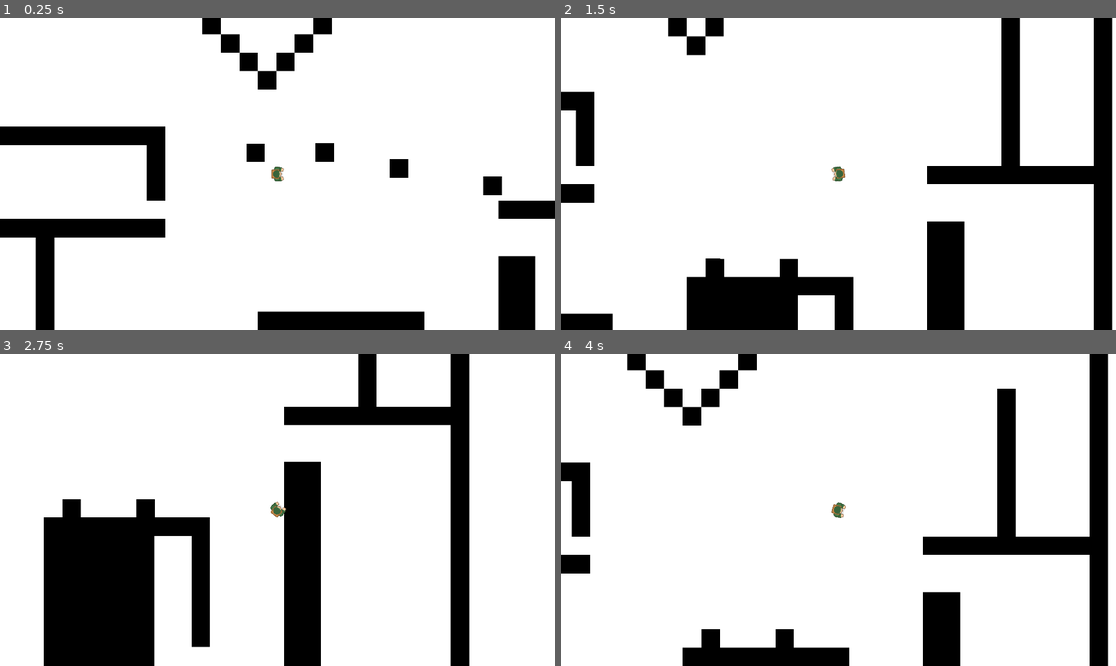
Above: before the commit, frames 1-4 (two rows, left to right).
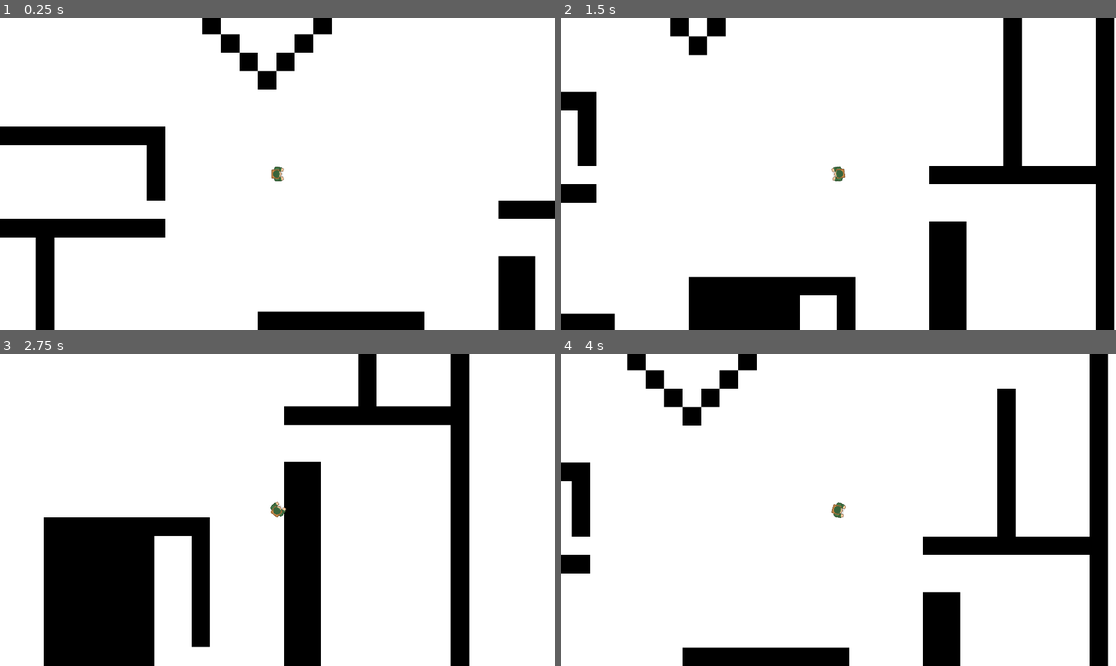
Above: after the commit, the same moments.

Repository: Stochastis/VUGameJam
Game: Godot game, scene res://main.tscn
The game is run twice, just before and just after one commit, with the same random seed, the same clock (stepped at 60 frames per second) and the same inputs.
Inputs (mouse positions are in pixels of both pictures, inside the frame that each line leads up to):
- Up to frame 1 (0.25 s): no input
- Up to frame 2 (1.5 s): move the mouse to (960, 158) at 0.52 s; hold D (right) 0.53-1.28 s; move the mouse to (727, 189) at 1.27 s; hold S (down) from 1.28 s (still down)
- Up to frame 3 (2.75 s): move the mouse to (333, 441) at 2.02 s; release S (down) at 2.03 s; hold D (right) from 2.03 s (still down)
- Up to frame 4 (4 s): move the mouse to (810, 572) at 2.77 s; release D (right) at 2.78 s; hold W (up) 2.78-3.53 s; move the mouse to (1005, 556) at 3.52 s; hold A (left) from 3.53 s (still down)

The runs differ from the first frame. In frame 1, 0.8% of the frame differs, in the area x 44-91%, y 40-57%; in frame 2, 2.6%, in the area x 2-100%, y 0-100%; in frame 3, 0.5%; in frame 4, 0.4%.

Commit message:
Removed test cubes

Diff:
--- a/main.tscn
+++ b/main.tscn
@@ -20,9 +20,6 @@
 physics_layer_0/collision_layer = 1
 sources/0 = SubResource("TileSetAtlasSource_7mycd")
 
-[sub_resource type="RectangleShape2D" id="RectangleShape2D_5vw27"]
-size = Vector2(16, 16)
-
 [node name="Main" type="Node"]
 
 [node name="TileMapLayers" type="Node2D" parent="."]
@@ -43,55 +40,3 @@
 
 [node name="Camera2D" type="Camera2D" parent="engineer"]
 zoom = Vector2(4, 4)
-
-[node name="TestCube0" type="Node2D" parent="."]
-position = Vector2(770, 216)
-metadata/_edit_group_ = true
-
-[node name="RigidBody2D" type="RigidBody2D" parent="TestCube0"]
-linear_velocity = Vector2(-104.15, 0)
-
-[node name="Sprite2D" type="Sprite2D" parent="TestCube0/RigidBody2D"]
-texture = ExtResource("2_h2yge")
-
-[node name="CollisionShape2D" type="CollisionShape2D" parent="TestCube0/RigidBody2D"]
-shape = SubResource("RectangleShape2D_5vw27")
-
-[node name="TestCube1" type="Node2D" parent="."]
-position = Vector2(706, 202)
-metadata/_edit_group_ = true
-
-[node name="RigidBody2D" type="RigidBody2D" parent="TestCube1"]
-linear_velocity = Vector2(-104.15, 0)
-
-[node name="Sprite2D" type="Sprite2D" parent="TestCube1/RigidBody2D"]
-texture = ExtResource("2_h2yge")
-
-[node name="CollisionShape2D" type="CollisionShape2D" parent="TestCube1/RigidBody2D"]
-shape = SubResource("RectangleShape2D_5vw27")
-
-[node name="TestCube2" type="Node2D" parent="."]
-position = Vector2(599, 200)
-metadata/_edit_group_ = true
-
-[node name="RigidBody2D" type="RigidBody2D" parent="TestCube2"]
-linear_velocity = Vector2(100, 10)
-
-[node name="Sprite2D" type="Sprite2D" parent="TestCube2/RigidBody2D"]
-texture = ExtResource("2_h2yge")
-
-[node name="CollisionShape2D" type="CollisionShape2D" parent="TestCube2/RigidBody2D"]
-shape = SubResource("RectangleShape2D_5vw27")
-
-[node name="TestCube3" type="Node2D" parent="."]
-position = Vector2(851, 231)
-metadata/_edit_group_ = true
-
-[node name="RigidBody2D" type="RigidBody2D" parent="TestCube3"]
-linear_velocity = Vector2(-104.15, 0)
-
-[node name="Sprite2D" type="Sprite2D" parent="TestCube3/RigidBody2D"]
-texture = ExtResource("2_h2yge")
-
-[node name="CollisionShape2D" type="CollisionShape2D" parent="TestCube3/RigidBody2D"]
-shape = SubResource("RectangleShape2D_5vw27")
Not shown: 1 places in main.tscn that only renumber resources
